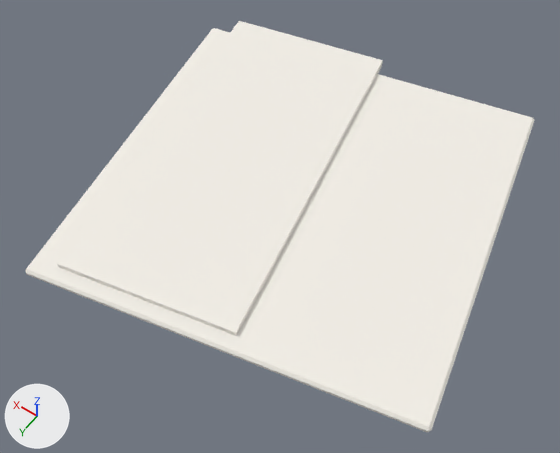
The FBX model unity/Assets/Art/props/napkin.fbx as it was, and as the next commit left it.
Both versions are drawn from a camera (50 mm lens) standing at (-0.216, 0.328, 0.459) and looking at (-0.001, 0.028, -0.013). The lights are fixed; the arrows at lower left show +X, +Y and +Z. The first picture is the older version.

Script lines for the objects in view, before the commit:
```python
me_napkin = bpy.data.meshes.new('napkin')
me_napkin.from_pydata(...)  # 32 vertices, 32 faces; spans x -0.177..0.177, y -0.177..0.177, z 0.0..0.01
me_napkin.materials.append(mat_cf4f0e8)  # white #f4f0e8
ob_napkin = bpy.data.objects.new('napkin', me_napkin)
ob_napkin.location = (0.0, 0.0, 0.0)
```
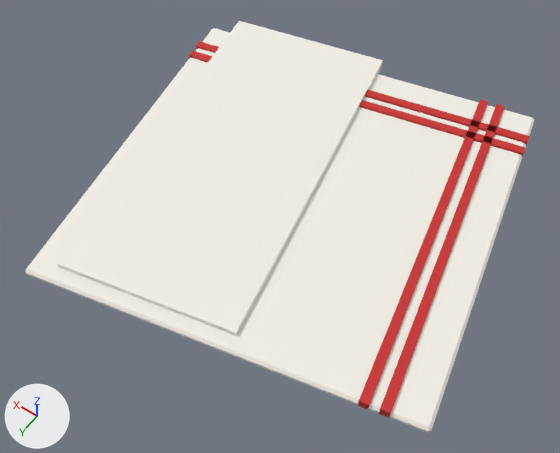
Where the change shows, as pixel boxes [x1, y1, x2, y2] in the pictures (560 x 453 px):
part 1 of me_napkin, added: after [189, 41, 529, 418]

The change, as a list of edits to the scene's bpy script:
```text
Add mat_cc8302e:
    mat_cc8302e = principled_material('cc8302e')
    mat_cc8302e.base_color = (0.578, 0.0296, 0.0273)  # red #c8302e
    mat_cc8302e.roughness = 0.8
Change me_napkin:
    used by ob_napkin; location = (0.0, 0.0, 0.0)
    remove me_napkin.from_pydata(...)  # 32 vertices, 32 faces; spans x -0.177..0.177, y -0.177..0.177, z 0.0..0.01
    add me_napkin.from_pydata(...)  # 64 vertices, 56 faces; spans x -0.177..0.177, y -0.177..0.177, z 0.0..0.01
    me_napkin part 1
    16 vertices are added at x -0.152..0.172, y -0.172..0.125, z 0.001
    16 new vertices lie (0.0, 0.0, 0.007) away from vertices in x -0.152..0.172, y -0.172..0.125, z 0.001
    24 new faces join them, mat_cc8302e (red #c8302e)
    add me_napkin.materials.append(mat_cc8302e)  # red #c8302e
```
